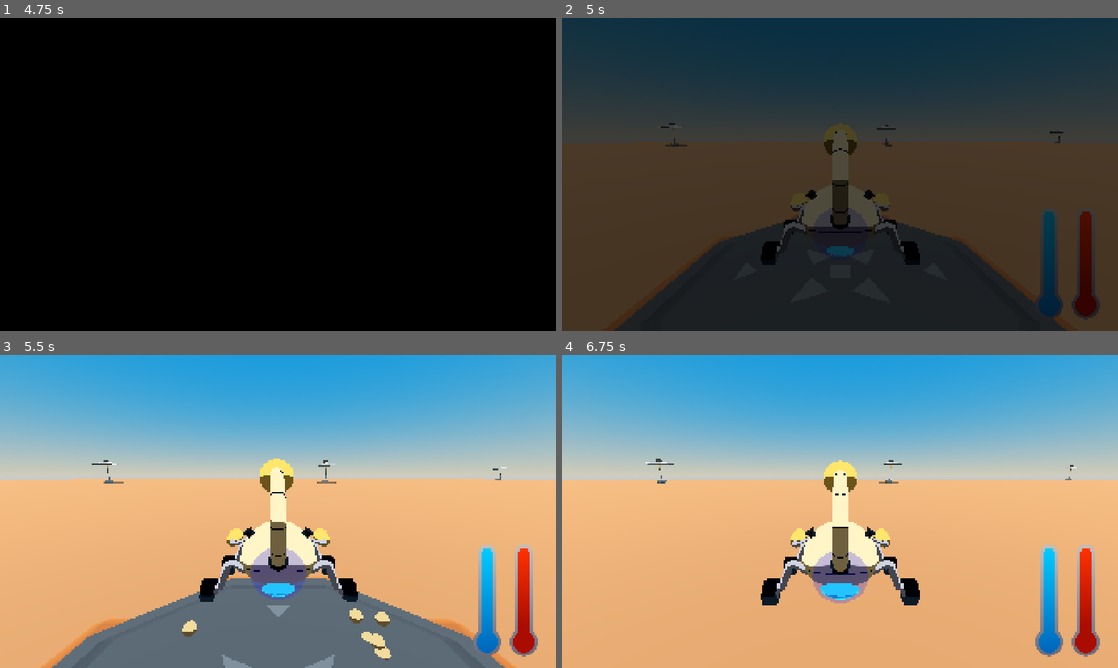
Above: before the commit, frames 1-4 (two rows, left to right).
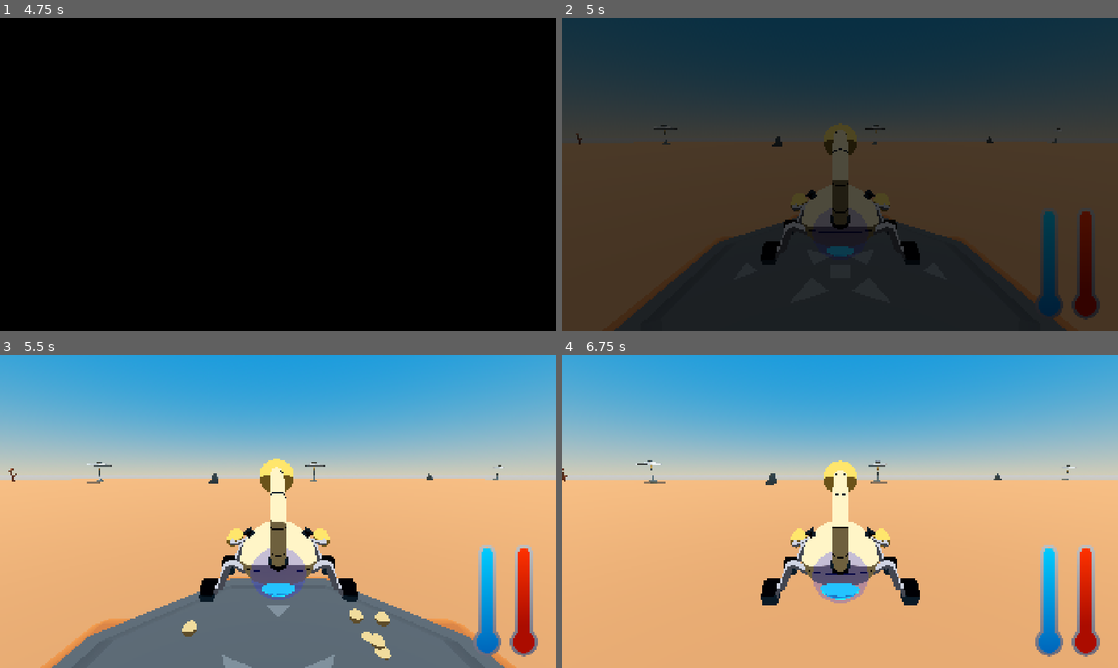
Above: after the commit, the same moments.

Repository: AldanaDiego/GameOff2025
Game: Godot game, scene res://scenes/main/scene_manager.tscn
The game is run twice, just before and just after one commit, with the same random seed, the same clock (stepped at 60 frames per second) and the same inputs.
Inputs (mouse positions are in pixels of both pictures, inside the frame that each line leads up to):
- Up to frame 1 (4.75 s): tap Enter at 0.5 s; move the mouse to (400, 158) at 0.52 s; hold E (menu_tab_right) 0.53-1.28 s; tap Shift at 0.6, 3.6 s; click (400, 158) at 0.67 s; tap Space at 0.77, 1.52, 4.25, 4.52 s; move the mouse to (166, 190) at 1.27 s; hold S (move_down) 1.28-2 s; tap Ctrl at 1.35, 4.35 s; click "Start" at 2 s; click "Start" at 2.75 s; move the mouse to (333, 105) at 3.52 s; hold E (menu_tab_right) 3.53-4.28 s; move the mouse to (250, 237) at 4.27 s; hold W (move_up) from 4.28 s (still down); click (250, 237) at 4.42 s
- Up to frame 2 (5 s): keep holding W (move_up)
- Up to frame 3 (5.5 s): move the mouse to (444, 558) at 5.02 s; release W (move_up) at 5.03 s; hold Q (menu_tab_left) from 5.03 s (still down); tap Shift at 5.1 s; tap Space at 5.27 s
- Up to frame 4 (6.75 s): move the mouse to (673, 464) at 5.77 s; tap Ctrl at 5.85 s; tap Space at 6.02 s; move the mouse to (867, 511) at 6.52 s; release Q (menu_tab_left) at 6.53 s; hold S (move_down) from 6.53 s (still down); tap Shift at 6.6 s; click (867, 511) at 6.67 s

Frame 1 is identical in both runs. In frame 2, 0.3% of the frame differs, in the area x 2-91%, y 33-42%; in frame 3, 0.3%; in frame 4, 0.4%, in the area x 0-93%, y 33-42%.

Commit message:
Chunk spawn decoration props

Diff:
--- /dev/null
+++ b/scenes/game/decorations/big_rock.tscn
@@ -0,0 +1,17 @@
+[gd_scene load_steps=3 format=3 uid="uid://ca5qkji3ga8qc"]
+
+[ext_resource type="ArrayMesh" uid="uid://4gyd8kign7c" path="res://assets/models/props/kaykit_forest/Rock_1_J_Color1.obj" id="1_l2dqf"]
+
+[sub_resource type="CylinderShape3D" id="CylinderShape3D_md1b6"]
+height = 3.0
+radius = 2.0
+
+[node name="BigRock" type="StaticBody3D"]
+
+[node name="Rock1JColor1" type="MeshInstance3D" parent="."]
+transform = Transform3D(1, 0, 0, 0, 1, 0, 0, 0, 1, 0.293368, 0, 0)
+mesh = ExtResource("1_l2dqf")
+
+[node name="CollisionShape3D" type="CollisionShape3D" parent="."]
+transform = Transform3D(1, 0, 0, 0, 1, 0, 0, 0, 1, 0, 1.5, 0)
+shape = SubResource("CylinderShape3D_md1b6")
--- /dev/null
+++ b/scenes/game/decorations/withered_tree.tscn
@@ -0,0 +1,17 @@
+[gd_scene load_steps=3 format=3 uid="uid://drb8x87nryw0u"]
+
+[ext_resource type="ArrayMesh" uid="uid://okx77x1jcf41" path="res://assets/models/props/kaykit_forest/Tree_Bare_2_A_Color1.obj" id="1_uy72p"]
+
+[sub_resource type="CylinderShape3D" id="CylinderShape3D_oe8wm"]
+height = 3.0
+radius = 0.55
+
+[node name="WitheredTree" type="StaticBody3D"]
+
+[node name="TreeBare2AColor1" type="MeshInstance3D" parent="."]
+transform = Transform3D(2, 0, 0, 0, 2, 0, 0, 0, 2, 0, 0.125775, 0)
+mesh = ExtResource("1_uy72p")
+
+[node name="CollisionShape3D" type="CollisionShape3D" parent="."]
+transform = Transform3D(1, 0, 0, 0, 1, 0, 0, 0, 1, 0, 1.5, 0)
+shape = SubResource("CylinderShape3D_oe8wm")
--- a/scenes/game/stage.tscn
+++ b/scenes/game/stage.tscn
@@ -1,12 +1,15 @@
-[gd_scene load_steps=4 format=3 uid="uid://bxibfkingkd6"]
+[gd_scene load_steps=6 format=3 uid="uid://bxibfkingkd6"]
 
 [ext_resource type="Script" uid="uid://ck52uhic4tk4y" path="res://scripts/game/stage.gd" id="1_divbv"]
 [ext_resource type="PackedScene" uid="uid://s47pl5eayam1" path="res://scenes/game/chunk.tscn" id="2_spkqr"]
+[ext_resource type="PackedScene" uid="uid://drb8x87nryw0u" path="res://scenes/game/decorations/withered_tree.tscn" id="3_xcc28"]
 [ext_resource type="ArrayMesh" uid="uid://dveqac8qy12k6" path="res://assets/models/props/kaykit_spacebits/landingpad_large.obj" id="3_y6o0k"]
+[ext_resource type="PackedScene" uid="uid://ca5qkji3ga8qc" path="res://scenes/game/decorations/big_rock.tscn" id="4_6j5lw"]
 
 [node name="Stage" type="Node3D"]
 script = ExtResource("1_divbv")
 _chunk_prefab = ExtResource("2_spkqr")
+_decoration_props = Array[PackedScene]([ExtResource("3_xcc28"), ExtResource("3_xcc28"), ExtResource("3_xcc28"), ExtResource("3_xcc28"), ExtResource("4_6j5lw"), ExtResource("4_6j5lw"), ExtResource("4_6j5lw"), ExtResource("4_6j5lw")])
 
 [node name="CenterChunk" parent="." instance=ExtResource("2_spkqr")]
 
--- a/scripts/autoload/global_constants.gd
+++ b/scripts/autoload/global_constants.gd
@@ -17,4 +17,4 @@
 const MENU_MOVE_SFX: AudioStream = null
 const MENU_CANCEL_SFX: AudioStream = null
 
-const PLAYER_RADAR_DISTANCE: float = 75.0
+const PLAYER_RADAR_DISTANCE: float = 50.0
--- a/scripts/game/chunk.gd
+++ b/scripts/game/chunk.gd
@@ -4,7 +4,8 @@
 const SIZE: float = 100.0
 const WATER_SPOT_COUNT: int = 3
 const HIDEOUT_COUNT: int = 1
-const DISTANCE_BETWEEN_PROPS: float = 10.0
+const DISTANCE_BETWEEN_PROPS: float = 20.0
+const GENERATE_POSITION_OFFSET: float = 10.0
 
 @export var _water_spot_prefab: PackedScene
 @export var _hideout_prefab: PackedScene
@@ -31,8 +32,9 @@
 		add_child(water_spot)
 
 	for prop_prefab in props:
-		var prop = prop_prefab.instantiate()
-		prop.position = _generate_position
+		var prop = prop_prefab.instantiate() as Node3D
+		prop.position = _generate_position()
+		prop.rotation_degrees.y = randf_range(0, 360)
 		add_child(prop)
 
 	#TODO add other diggable spots
@@ -55,9 +57,9 @@
 
 	while !is_valid_pos:
 		pos = Vector3(
-			randf_range(-SIZE/2, SIZE/2),
+			randf_range(-SIZE/2 + GENERATE_POSITION_OFFSET, SIZE/2 - GENERATE_POSITION_OFFSET),
 			0.0,
-			randf_range(-SIZE/2, SIZE/2)
+			randf_range(-SIZE/2 + GENERATE_POSITION_OFFSET, SIZE/2 - GENERATE_POSITION_OFFSET)
 		)
 		is_valid_pos = true
 		for prop in _hideouts + _water_spots:
--- a/scripts/game/stage.gd
+++ b/scripts/game/stage.gd
@@ -5,6 +5,7 @@
 const MAP_HEIGHT: int = 3
 
 @export var _chunk_prefab: PackedScene
+@export var _decoration_props: Array[PackedScene]
 
 var _chunks: Array[Chunk]
 
@@ -12,6 +13,8 @@
 
 func _ready() -> void:
 	_chunks = []
+	_decoration_props.shuffle()
+	var k: int = 0
 	for i in range(MAP_WIDTH):
 		for j in range(MAP_HEIGHT):
 			var pos: Vector3 = Vector3(
@@ -26,7 +29,8 @@
 			var chunk: Chunk = _chunk_prefab.instantiate() as Chunk
 			add_child(chunk)
 			chunk.position = pos
-			chunk.setup([])
+			chunk.setup([_decoration_props[k]])
+			k += 1
 			_chunks.append(chunk)
 
 	on_stage_ready.emit()
